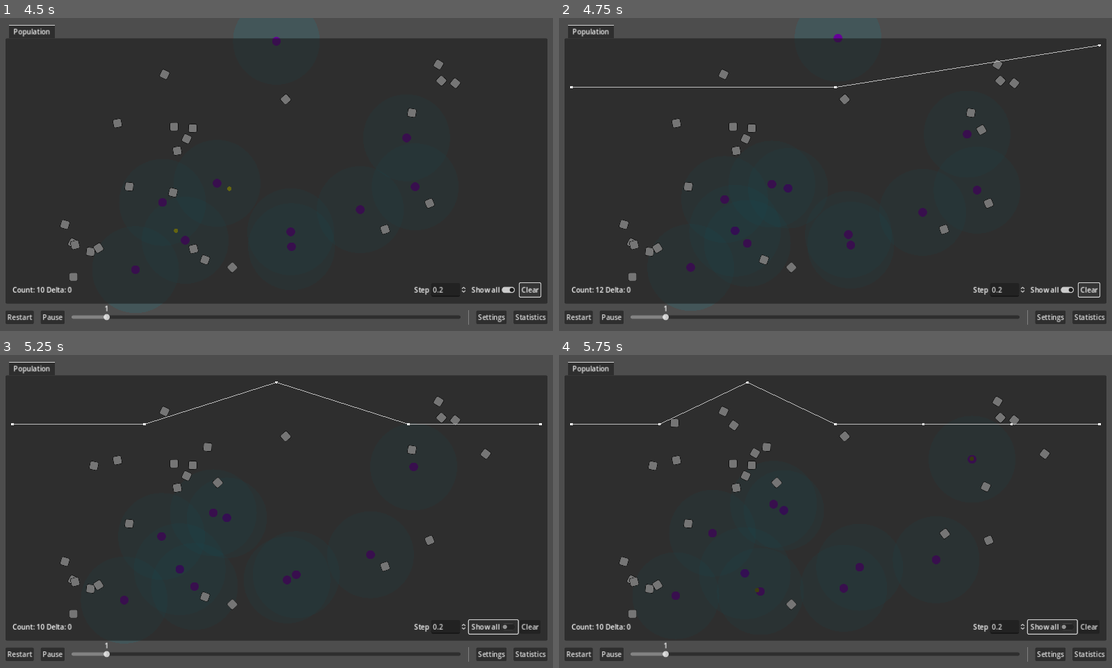
Above: before the commit, frames 1-4 (two rows, left to right).
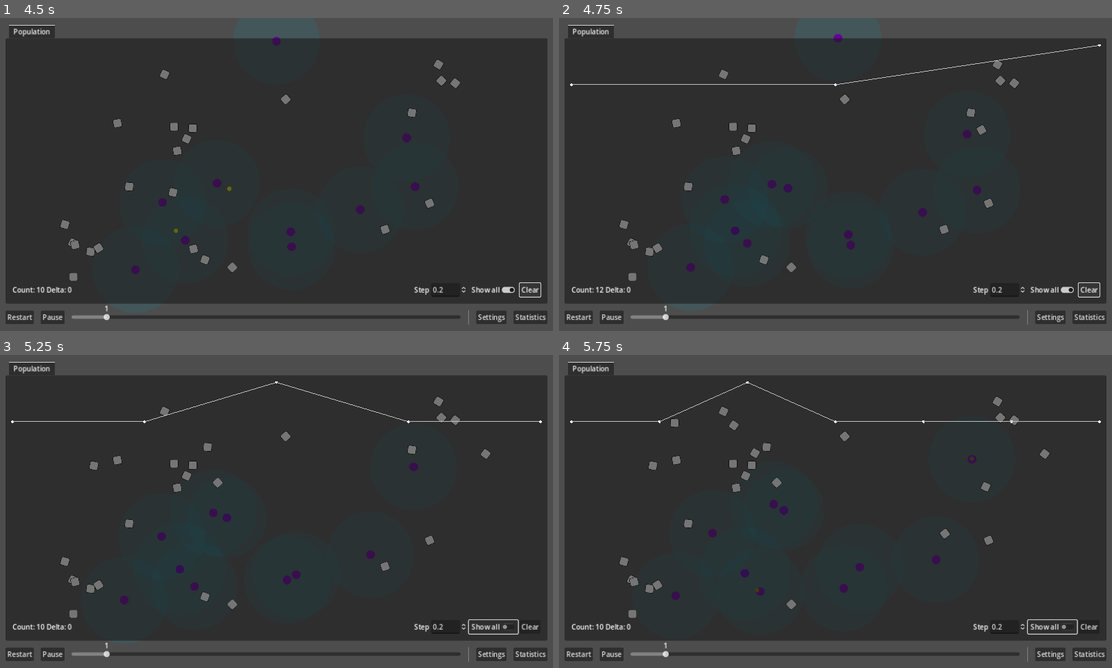
Above: after the commit, the same moments.

Repository: wivest/Natural-Selection
Game: Godot game, scene res://main.tscn
The game is run twice, just before and just after one commit, with the same random seed, the same clock (stepped at 60 frames per second) and the same inputs.
Inputs:
- Up to frame 1 (4.5 s): click "Restart" at 0.5 s; click "Restart" at 1.25 s; click "Restart" at 2 s; click "Statistics" at 2.75 s; click "Show all" at 3.5 s; click "Clear" at 4.25 s
- Up to frame 2 (4.75 s): no input
- Up to frame 3 (5.25 s): click "Show all" at 5 s
- Up to frame 4 (5.75 s): no input

Frame 1 is identical in both runs. In frame 2, 0.4% of the frame differs, in the area x 2-97%, y 8-23%; in frame 3, 0.4%; in frame 4, 0.4%, in the area x 2-98%, y 9-23%.

Commit message:
refactor: split nodes inheritance

Diff:
--- a/ui/tabs/statistics/chart/chart.gd
+++ b/ui/tabs/statistics/chart/chart.gd
@@ -11,9 +11,9 @@
 
 var _previous_step: float = 0
 
-@onready var step_spinbox: SpinBox = $Parameters/Step
-@onready var show_all_checkbutton: CheckButton = $Parameters/ShowAll
-@onready var clear_button: Button = $Parameters/Clear
+@onready var step_spinbox: SpinBox = $"../Parameters/Step" # TODO: refactor parameters
+@onready var show_all_checkbutton: CheckButton = $"../Parameters/ShowAll" # TODO: refactor parameters
+@onready var clear_button: Button = $"../Parameters/Clear" # TODO: refactor parameters
 
 func _ready():
 	step_spinbox.value = step
--- a/ui/tabs/statistics/population/chart.tscn
+++ b/ui/tabs/statistics/population/chart.tscn
@@ -7,25 +7,21 @@
 [sub_resource type="Resource" id="Resource_mkdty"]
 script = ExtResource("2_4gaad")
 
-[node name="Graph" type="Control"]
-layout_mode = 3
+[node name="Chart" type="VBoxContainer"]
 anchors_preset = 15
 anchor_right = 1.0
 anchor_bottom = 1.0
 grow_horizontal = 2
 grow_vertical = 2
+
+[node name="Graph" type="Control" parent="."]
+layout_mode = 2
+size_flags_vertical = 3
 script = ExtResource("1_t4kbf")
 getter = SubResource("Resource_mkdty")
 
 [node name="Parameters" type="HBoxContainer" parent="."]
-layout_mode = 1
-anchors_preset = 12
-anchor_top = 1.0
-anchor_right = 1.0
-anchor_bottom = 1.0
-offset_top = -31.0
-grow_horizontal = 2
-grow_vertical = 0
+layout_mode = 2
 
 [node name="Counter" type="Label" parent="Parameters"]
 layout_mode = 2
